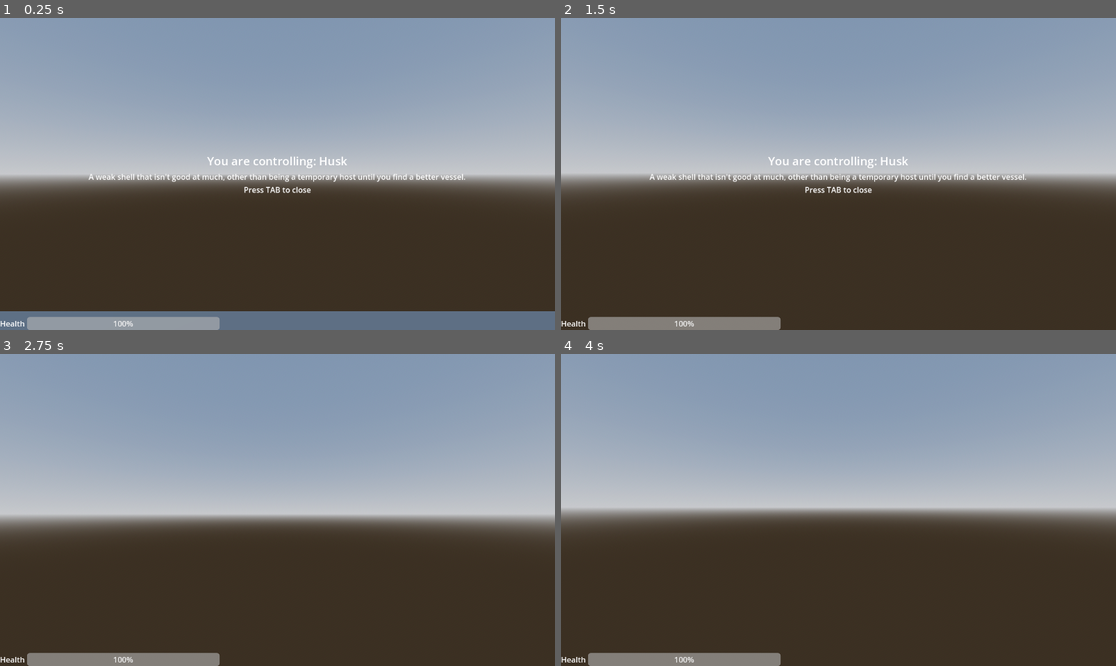
Above: before the commit, frames 1-4 (two rows, left to right).
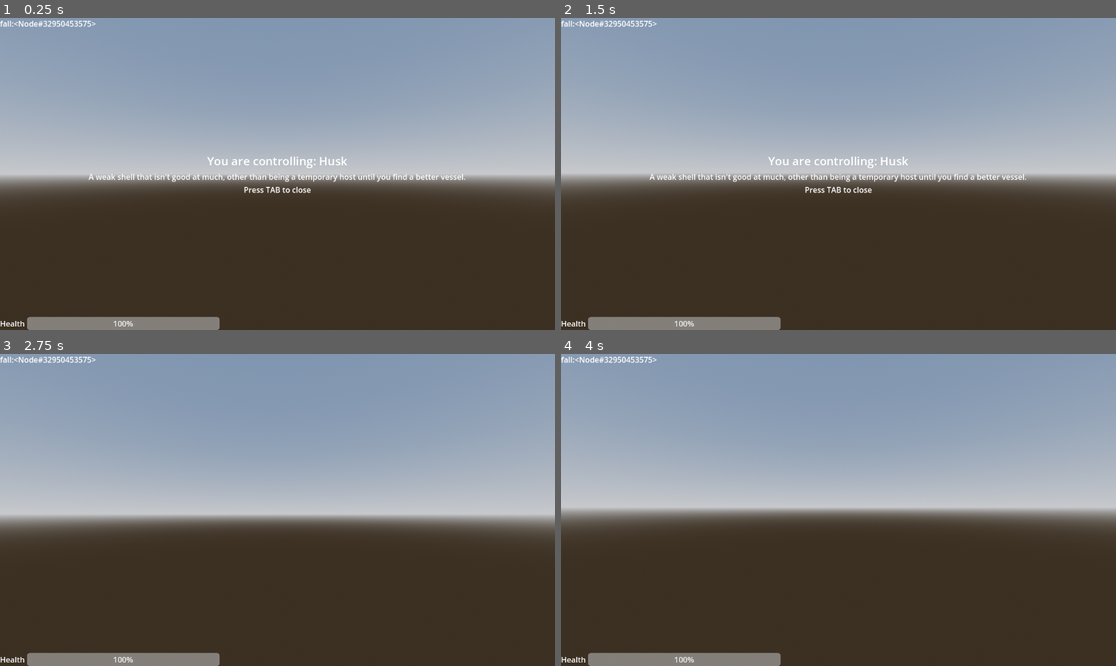
Above: after the commit, the same moments.

Repository: city-high-rider/soulswap
Game: Godot game, scene res://test_level.tscn
Same seed, same stepped clock (60 frames per second), same inputs: the game is played once before the commit and once after it. The project has no main scene, so this scene is started directly.
Inputs (mouse positions are in pixels of both pictures, inside the frame that each line leads up to):
- Up to frame 1 (0.25 s): no input
- Up to frame 2 (1.5 s): move the mouse to (866, 174) at 0.52 s; hold W (forward) from 0.53 s (still down); tap Space (jump) at 0.6, 0.77, 1.07 s; tap Enter at 1.25 s; move the mouse to (810, 174) at 1.27 s; tap F (possess) at 1.35 s
- Up to frame 3 (2.75 s): keep holding W (forward); tap Space (jump) at 1.52, 1.55, 1.82, 2, 2.3 s; move the mouse to (288, 503) at 2.02 s; tap Tab (toggle_info) at 2.1 s
- Up to frame 4 (4 s): keep holding W (forward); tap Enter at 2.75 s; move the mouse to (832, 516) at 2.77 s; tap Space (jump) at 2.85, 3.02, 3.32, 3.5, 3.77, 3.8 s; move the mouse to (877, 513) at 3.52 s; tap F (possess) at 3.6 s

The runs differ from the first frame. In frame 1, 6.2% of the frame differs, in the area x 0-100%, y 0-100%; in frame 2, 0.2%; in frame 3, 0.2%; in frame 4, 0.2%.

Commit message:
added moving and falling specific states

Diff:
--- a/components/states/air.gd
+++ b/components/states/air.gd
@@ -10,3 +10,4 @@
 
 func handle_physics(delta: float) -> void:
 	user.velocity.y = move_toward(user.velocity.y, user.velocity.y + gravity, delta)
+	super(delta)
--- a/components/states/move.gd
+++ b/components/states/move.gd
@@ -22,8 +22,8 @@
 	user.velocity.x = clamp(user.velocity.x, -top_speed, top_speed)
 	user.velocity.z = clamp(user.velocity.z, -top_speed, top_speed)
 
-	# apply friction
-	user.velocity = user.velocity.move_toward(Vector3.ZERO, delta * friction)
+	# apply friction. Don't touch the vertical component, though.
+	user.velocity = user.velocity.move_toward(Vector3(0, user.velocity.y, 0), delta * friction)
 	user.move_and_slide()
 
 
--- a/components/states/state_machine.gd
+++ b/components/states/state_machine.gd
@@ -23,6 +23,7 @@
 	current_state = new_state
 	current_state.enter()
 	emit_signal("switched_state", str(current_state))
+	print_debug("Swtiched to " + str(current_state))
 
 # Start the state machine.
 func init(new_user: Node) -> void:
--- /dev/null
+++ b/player/fall.gd
@@ -0,0 +1,11 @@
+extends AirState
+
+# Player specific fall state
+
+# what's the move state to transition to when we hit the floor?
+@export var move_state : MoveState
+
+func handle_physics(delta: float) -> void:
+	super(delta)
+	if user.is_on_floor():
+		state_machine.swtich_state(move_state)
--- /dev/null
+++ b/player/ground_move.gd
@@ -0,0 +1,11 @@
+extends MoveState
+
+# State specifically for grounded movement, that can jump and fall etc.
+
+# Which state to transition to when we fall?
+@export var fall_state : AirState
+
+func handle_physics(delta: float) -> void:
+	super(delta)
+	if !user.is_on_floor():
+		state_machine.swtich_state(fall_state)
--- a/player/player_body.tscn
+++ b/player/player_body.tscn
@@ -5,8 +5,8 @@
 [ext_resource type="Script" path="res://components/health_component.gd" id="3_fdlml"]
 [ext_resource type="PackedScene" uid="uid://s4xxvp4y718y" path="res://components/player_head.tscn" id="4_5j8mo"]
 [ext_resource type="Script" path="res://components/states/state_machine.gd" id="5_rv6ym"]
-[ext_resource type="Script" path="res://components/states/move.gd" id="6_dvnfa"]
-[ext_resource type="Script" path="res://components/states/air.gd" id="7_fdxtr"]
+[ext_resource type="Script" path="res://player/ground_move.gd" id="6_r13xo"]
+[ext_resource type="Script" path="res://player/fall.gd" id="7_wkdio"]
 [ext_resource type="PackedScene" uid="uid://cq5g02v88a56k" path="res://components/UI/health_bar.tscn" id="8_b0uty"]
 [ext_resource type="PackedScene" uid="uid://dvlfw4kqxil1t" path="res://components/UI/player_ui.tscn" id="8_sm05t"]
 [ext_resource type="Script" path="res://components/states/Label.gd" id="10_0b1sr"]
@@ -41,11 +41,13 @@
 script = ExtResource("5_rv6ym")
 initial_state = NodePath("move")
 
-[node name="move" type="Node" parent="StateMachine"]
-script = ExtResource("6_dvnfa")
+[node name="move" type="Node" parent="StateMachine" node_paths=PackedStringArray("fall_state")]
+script = ExtResource("6_r13xo")
+fall_state = NodePath("../fall")
 
-[node name="air" type="Node" parent="StateMachine"]
-script = ExtResource("7_fdxtr")
+[node name="fall" type="Node" parent="StateMachine" node_paths=PackedStringArray("move_state")]
+script = ExtResource("7_wkdio")
+move_state = NodePath("../move")
 
 [node name="PlayerUI" parent="." node_paths=PackedStringArray("body_info") instance=ExtResource("8_sm05t")]
 body_info = NodePath("BodyInformation")
--- a/test_level.tscn
+++ b/test_level.tscn
@@ -39,7 +39,7 @@
 size = Vector3(5.24708, 4.09761, 4.13243)
 
 [node name="PossessableBody" parent="." node_paths=PackedStringArray("ghost") instance=ExtResource("1_0ans4")]
-transform = Transform3D(1, 0, 0, 0, 1, 0, 0, 0, 1, -0.854058, 1.10567, -4.36493)
+transform = Transform3D(1, 0, 0, 0, 1, 0, 0, 0, 1, -0.854058, 1.45205, -4.36493)
 ghost = NodePath("../PlayerGhost")
 
 [node name="PlayerGhost" parent="." instance=ExtResource("2_6lav1")]
